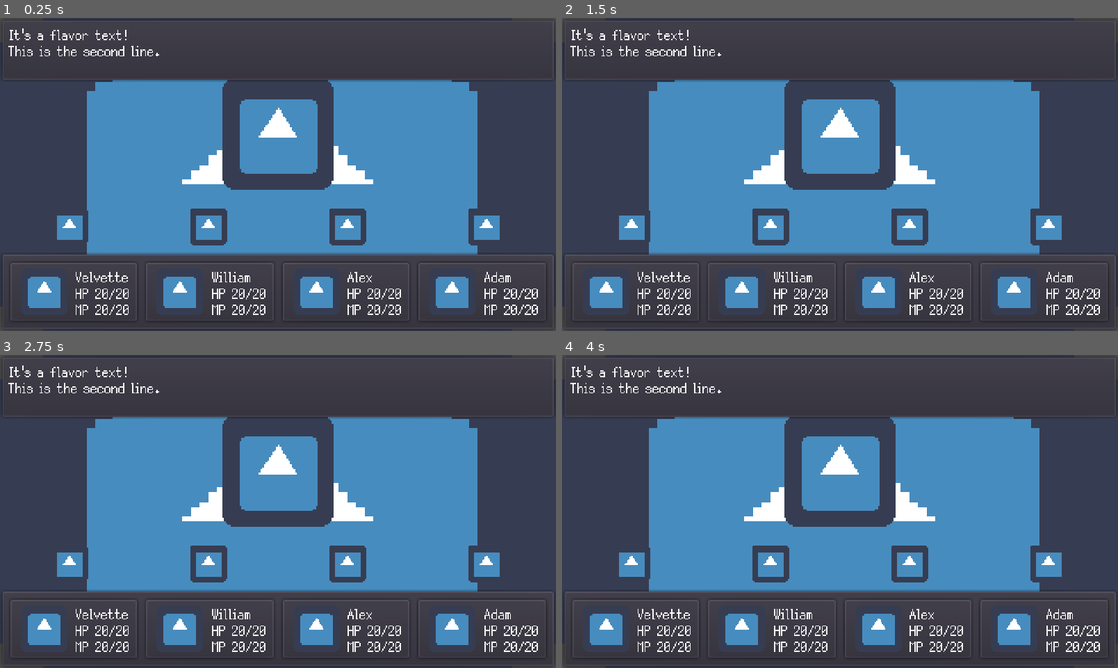
Above: before the commit, frames 1-4 (two rows, left to right).
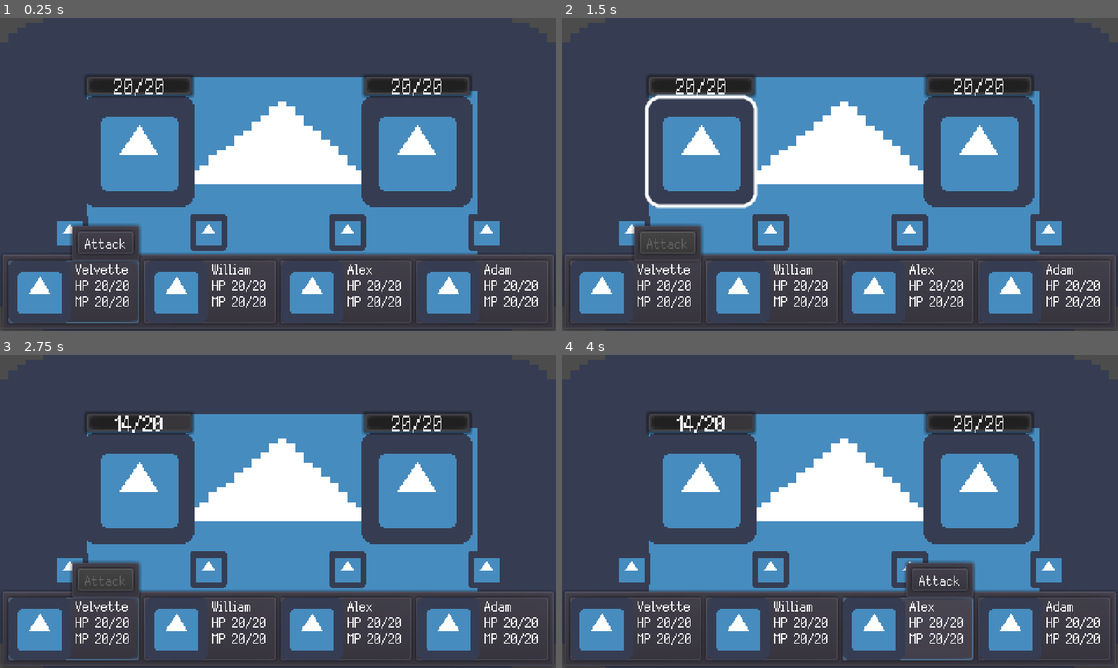
Above: after the commit, the same moments.

Repository: Egggggg/realitis
Game: Godot game, scene res://battle/scripts/battle.tscn
The game is run twice, just before and just after one commit, with the same random seed, the same clock (stepped at 60 frames per second) and the same inputs. The engine's default icon, where the game draws it, is replaced by a stand-in: a white triangle on a blue panel in a dark square.
Inputs (mouse positions are in pixels of both pictures, inside the frame that each line leads up to):
- Up to frame 1 (0.25 s): no input
- Up to frame 2 (1.5 s): click (634, 290) at 0.52 s; click (667, 243) at 1.25 s, where only the run after the commit has a clickable "Attack"
- Up to frame 3 (2.75 s): click (139, 489) at 2.02 s
- Up to frame 4 (4 s): click (773, 627) at 2.77 s; click (906, 627) at 3.52 s

The runs differ from the first frame. In frame 1, 25% of the frame differs, in the area x 1-99%, y 0-98%; in frame 2, 25%; in frame 3, 25%; in frame 4, 25%.

Commit message:
Add battle mechanics

Diff:
--- a/battle/scripts/battle.gd
+++ b/battle/scripts/battle.gd
@@ -1,15 +1,115 @@
 extends Node
 
 
-enum _Phases{HERO, ENEMY}
+enum _States {HERO, ATTACK, ENEMY, END}
 
-var _turn := 0
-var _phase:int = _Phases.HERO
+const _WIN_TEXT = """Congratulations!
+You win!"""
+
+var _state:int
+var _attacker:Button
+var _has_attacked := [false, false, false, false]
+var _num_attacks:int = 0
+var _previously_attacked:Sprite
+
+onready var _enemies = $Sprites/Enemies
+onready var _flavor_panel = $UI/FlavorPanel
+onready var _flavor_text = $UI/FlavorPanel/FlavorText
+onready var _slots = $UI/Party/Slots
 
 
 func _ready() -> void:
-	pass
+	randomize()
+	_attacker = _slots.get_child(0)
+	for s in _slots.get_children():
+		s.connect("focus_entered", self, "_on_slot_focus_entered", [s])
+		s.connect("attack_pressed", self, "_on_attack_pressed", [s])
+	_previously_attacked = _enemies.get_child(0)
+	var last_enemy = _enemies.get_child_count() - 1
+	for e in _enemies.get_children():
+		e.connect("enemy_attacked", self, "_on_enemy_attacked", [e])
+		e.connect("enemy_died", self, "_on_enemy_died", [e], CONNECT_DEFERRED)
+		var i = e.get_index()
+		match i:
+			0:
+				e.button.focus_neighbour_right = _enemies.get_child(i + 1).button.get_path()
+				e.button.focus_next = _enemies.get_child(i + 1).button.get_path()
+			last_enemy:
+				e.button.focus_neighbour_left = _enemies.get_child(i - 1).button.get_path()
+				e.button.focus_previous = _enemies.get_child(i - 1).button.get_path()
+			_:
+				e.button.focus_neighbour_left = _enemies.get_child(i - 1).button.get_path()
+				e.button.focus_previous = _enemies.get_child(i - 1).button.get_path()
+				e.button.focus_neighbour_right = _enemies.get_child(i + 1).button.get_path()
+				e.button.focus_next = _enemies.get_child(i + 1).button.get_path()
+	_change_state(_States.HERO)
 
 
-func _next_phase() -> void:
-	_phase = (_phase + 1) % 2
+func _change_state(s:int) -> void:
+	_state = s
+	match s:
+		_States.HERO:
+			for s in _slots.get_children():
+				s.focus_mode = Control.FOCUS_ALL
+				s.attack.focus_mode = Control.FOCUS_ALL
+				if not _has_attacked[s.get_index()]:
+					s.attack.disabled = false
+			for e in _enemies.get_children():
+				e.button.focus_mode = Control.FOCUS_NONE
+				e.button.disabled = true
+			_attacker.grab_focus()
+		_States.ATTACK:
+			for e in _enemies.get_children():
+				e.button.focus_mode = Control.FOCUS_ALL
+				e.button.disabled = false
+			for s in _slots.get_children():
+				s.focus_mode = Control.FOCUS_NONE
+				s.attack.focus_mode = Control.FOCUS_NONE
+				s.attack.disabled = true
+			_previously_attacked.button.grab_focus()
+		_States.ENEMY:
+			for e in _enemies.get_children():
+				e.button.focus_mode = Control.FOCUS_NONE
+				e.button.disabled = true
+				_slots.get_child(randi()%_slots.get_child_count()).damage(e.data.attack_power)
+			_num_attacks = 0
+			_has_attacked = [false, false, false, false]
+			_change_state(_States.HERO)
+		_States.END:
+			_slots.get_focus_owner().release_focus()
+			for s in _slots.get_children():
+				s.focus_mode = Control.FOCUS_NONE
+				s.actions.hide()
+			_flavor_text.bbcode_text = _WIN_TEXT
+			_flavor_panel.show()
+
+
+func _on_slot_focus_entered(slot:Button) -> void:
+	for s in _slots.get_children():
+		if not s == slot:
+			s.actions.hide()
+	slot.actions.show()
+
+
+func _on_attack_pressed(s:Button) -> void:
+	_attacker = s
+	_change_state(_States.ATTACK)
+
+
+func _on_enemy_attacked(enemy:Sprite) -> void:
+	_previously_attacked = enemy
+	_num_attacks += 1
+	_has_attacked[_attacker.get_index()] = true
+	enemy.damage(_attacker.data.attack_power)
+	if _num_attacks == _slots.get_child_count():
+		_change_state(_States.ENEMY)
+	else:
+		_change_state(_States.HERO)
+
+
+func _on_enemy_died(enemy:Sprite) -> void:
+	enemy.free()
+	if _enemies.get_child_count() == 0:
+		_change_state(_States.END)
+	else:
+		_previously_attacked = _enemies.get_child(0)
--- a/battle/scripts/battle.tscn
+++ b/battle/scripts/battle.tscn
@@ -1,10 +1,31 @@
-[gd_scene load_steps=10 format=2]
+[gd_scene load_steps=13 format=2]
 
 [ext_resource path="res://battle/scripts/battle.gd" type="Script" id=1]
 [ext_resource path="res://theme/theme.tres" type="Theme" id=2]
 [ext_resource path="res://icon.png" type="Texture" id=3]
 [ext_resource path="res://battle/scripts/slot.tscn" type="PackedScene" id=4]
-[ext_resource path="res://battle/scripts/hero.gd" type="Script" id=5]
+[ext_resource path="res://battle/scripts/battler.gd" type="Script" id=5]
+[ext_resource path="res://battle/scripts/enemy.tscn" type="PackedScene" id=6]
+
+[sub_resource type="Resource" id=5]
+resource_local_to_scene = true
+script = ExtResource( 5 )
+name = ""
+health = 20
+max_health = 20
+mana = 0
+max_mana = 0
+attack_power = 6
+
+[sub_resource type="Resource" id=6]
+resource_local_to_scene = true
+script = ExtResource( 5 )
+name = ""
+health = 20
+max_health = 20
+mana = 0
+max_mana = 0
+attack_power = 6
 
 [sub_resource type="Resource" id=1]
 resource_local_to_scene = true
@@ -14,6 +35,7 @@
 max_health = 20
 mana = 20
 max_mana = 20
+attack_power = 6
 
 [sub_resource type="Resource" id=2]
 resource_local_to_scene = true
@@ -23,6 +45,7 @@
 max_health = 20
 mana = 20
 max_mana = 20
+attack_power = 6
 
 [sub_resource type="Resource" id=3]
 resource_local_to_scene = true
@@ -32,6 +55,7 @@
 max_health = 20
 mana = 20
 max_mana = 20
+attack_power = 6
 
 [sub_resource type="Resource" id=4]
 resource_local_to_scene = true
@@ -41,6 +65,7 @@
 max_health = 20
 mana = 20
 max_mana = 20
+attack_power = 6
 
 [node name="Battle" type="Node"]
 script = ExtResource( 1 )
@@ -58,13 +83,18 @@
 "_edit_lock_": true
 }
 
-[node name="Enemy" type="Sprite" parent="Sprites"]
-position = Vector2( 240, 100 )
-scale = Vector2( 1.5, 1.5 )
-texture = ExtResource( 3 )
+[node name="Enemies" type="Node2D" parent="Sprites"]
+
+[node name="Enemy" parent="Sprites/Enemies" instance=ExtResource( 6 )]
+position = Vector2( 120, 115 )
+data = SubResource( 5 )
+
+[node name="Enemy2" parent="Sprites/Enemies" instance=ExtResource( 6 )]
+position = Vector2( 360, 115 )
+data = SubResource( 6 )
 
 [node name="Party" type="Node2D" parent="Sprites"]
-position = Vector2( 0, 180 )
+position = Vector2( 0, 185 )
 
 [node name="Sprite" type="Sprite" parent="Sprites/Party"]
 position = Vector2( 60, 0 )
@@ -89,31 +119,34 @@
 [node name="UI" type="Control" parent="."]
 anchor_right = 1.0
 anchor_bottom = 1.0
+mouse_filter = 2
 theme = ExtResource( 2 )
 __meta__ = {
 "_edit_lock_": true,
 "_edit_use_anchors_": false
 }
 
-[node name="FlavorText" type="PanelContainer" parent="UI"]
+[node name="FlavorPanel" type="PanelContainer" parent="UI"]
+visible = false
 anchor_right = 1.0
-anchor_bottom = 0.15
+anchor_bottom = 0.12
 margin_bottom = 14.0
 __meta__ = {
 "_edit_lock_": true,
 "_edit_use_anchors_": false
 }
 
-[node name="RichTextLabel" type="RichTextLabel" parent="UI/FlavorText"]
+[node name="FlavorText" type="RichTextLabel" parent="UI/FlavorPanel"]
 margin_left = 7.0
 margin_top = 7.0
 margin_right = 473.0
-margin_bottom = 47.5
+margin_bottom = 39.4
 bbcode_enabled = true
 bbcode_text = "It's a flavor text!
 This is the second line."
 text = "It's a flavor text!
 This is the second line."
+scroll_active = false
 
 [node name="Party" type="PanelContainer" parent="UI"]
 anchor_top = 0.8
@@ -124,28 +157,28 @@
 "_edit_lock_": true
 }
 
-[node name="HBoxContainer" type="HBoxContainer" parent="UI/Party"]
+[node name="Slots" type="HBoxContainer" parent="UI/Party"]
 margin_left = 7.0
 margin_top = 7.0
 margin_right = 473.0
 margin_bottom = 61.0
 alignment = 1
 
-[node name="Slot" parent="UI/Party/HBoxContainer" instance=ExtResource( 4 )]
-margin_right = 113.0
-hero = SubResource( 1 )
+[node name="Slot" parent="UI/Party/Slots" instance=ExtResource( 4 )]
+data = SubResource( 1 )
 
-[node name="Slot2" parent="UI/Party/HBoxContainer" instance=ExtResource( 4 )]
+[node name="Slot2" parent="UI/Party/Slots" instance=ExtResource( 4 )]
 margin_left = 117.0
 margin_right = 231.0
 rect_pivot_offset = Vector2( 55, 156.5 )
-hero = SubResource( 2 )
+data = SubResource( 2 )
 
-[node name="Slot3" parent="UI/Party/HBoxContainer" instance=ExtResource( 4 )]
+[node name="Slot3" parent="UI/Party/Slots" instance=ExtResource( 4 )]
 margin_left = 235.0
 margin_right = 348.0
-hero = SubResource( 3 )
+data = SubResource( 3 )
 
-[node name="Slot4" parent="UI/Party/HBoxContainer" instance=ExtResource( 4 )]
+[node name="Slot4" parent="UI/Party/Slots" instance=ExtResource( 4 )]
 margin_left = 352.0
-hero = SubResource( 4 )
+margin_right = 466.0
+data = SubResource( 4 )
--- /dev/null
+++ b/battle/scripts/battler.gd
@@ -0,0 +1,10 @@
+class_name Battler
+extends Resource
+
+
+export(String) var name
+export(int, 0, 2_147_483_647) var health
+export(int, 0, 2_147_483_647) var max_health
+export(int, 0, 2_147_483_647) var mana
+export(int, 0, 2_147_483_647) var max_mana
+export(int, 0, 2_147_483_647) var attack_power
--- /dev/null
+++ b/battle/scripts/enemy.gd
@@ -0,0 +1,31 @@
+extends Sprite
+
+
+signal enemy_attacked
+signal enemy_died
+
+const _HEALTH_TEXT = "[center]%02d/%02d[/center]"
+
+export(Resource) var data
+
+onready var button = $Button
+onready var _health = $Health
+onready var _text = $Health/Text
+
+
+func _ready() -> void:
+	_health.max_value = data.max_health
+	_health.value = data.health
+	_text.bbcode_text = _HEALTH_TEXT % [data.health, data.max_health]
+
+
+func damage(d:int) -> void:
+	data.health = max(data.health-d, 0)
+	_health.value = data.health
+	_text.bbcode_text = _HEALTH_TEXT % [data.health, data.max_health]
+	if data.health == 0:
+		emit_signal("enemy_died")
+
+
+func _on_button_pressed() -> void:
+	emit_signal("enemy_attacked")
--- /dev/null
+++ b/battle/scripts/enemy.tscn
@@ -0,0 +1,88 @@
+[gd_scene load_steps=11 format=2]
+
+[ext_resource path="res://icon.png" type="Texture" id=1]
+[ext_resource path="res://fonts/silver.tres" type="DynamicFont" id=2]
+[ext_resource path="res://battle/scripts/enemy.gd" type="Script" id=3]
+[ext_resource path="res://battle/scripts/battler.gd" type="Script" id=4]
+
+[sub_resource type="Resource" id=1]
+resource_local_to_scene = true
+script = ExtResource( 4 )
+name = ""
+health = 0
+max_health = 0
+mana = 0
+max_mana = 0
+attack_power = 0
+
+[sub_resource type="StyleBoxEmpty" id=3]
+
+[sub_resource type="StyleBoxEmpty" id=4]
+
+[sub_resource type="StyleBoxFlat" id=5]
+draw_center = false
+border_width_left = 2
+border_width_top = 2
+border_width_right = 2
+border_width_bottom = 2
+border_color = Color( 1, 1, 1, 1 )
+corner_radius_top_left = 8
+corner_radius_top_right = 8
+corner_radius_bottom_right = 8
+corner_radius_bottom_left = 8
+
+[sub_resource type="StyleBoxEmpty" id=6]
+
+[sub_resource type="StyleBoxEmpty" id=2]
+
+[node name="Enemy" type="Sprite"]
+scale = Vector2( 1.5, 1.5 )
+texture = ExtResource( 1 )
+script = ExtResource( 3 )
+data = SubResource( 1 )
+
+[node name="Health" type="ProgressBar" parent="."]
+margin_left = -32.0
+margin_top = -45.0
+margin_right = 32.0
+margin_bottom = -31.0
+step = 1.0
+value = 100.0
+rounded = true
+percent_visible = false
+__meta__ = {
+"_edit_lock_": true,
+"_edit_use_anchors_": false
+}
+
+[node name="Text" type="RichTextLabel" parent="Health"]
+anchor_right = 1.0
+anchor_bottom = 1.0
+custom_fonts/normal_font = ExtResource( 2 )
+bbcode_enabled = true
+bbcode_text = "[center]100/100[/center]"
+text = "100/100"
+scroll_active = false
+__meta__ = {
+"_edit_lock_": true
+}
+
+[node name="Button" type="Button" parent="."]
+anchor_right = 1.0
+anchor_bottom = 1.0
+margin_left = -32.0
+margin_top = -32.0
+margin_right = -32.0
+margin_bottom = -32.0
+mouse_default_cursor_shape = 2
+custom_styles/hover = SubResource( 3 )
+custom_styles/pressed = SubResource( 4 )
+custom_styles/focus = SubResource( 5 )
+custom_styles/disabled = SubResource( 6 )
+custom_styles/normal = SubResource( 2 )
+__meta__ = {
+"_edit_lock_": true,
+"_edit_use_anchors_": false
+}
+
+[connection signal="pressed" from="Button" to="." method="_on_button_pressed"]
--- a/battle/scripts/hero.gd
+++ /dev/null
@@ -1,34 +0,0 @@
-tool
-class_name Hero
-extends Resource
-
-
-export(String) var name
-export(int, 0, 2_147_483_647) var health setget set_health
-export(int, 0, 2_147_483_647) var max_health setget set_max_health
-export(int, 0, 2_147_483_647) var mana setget set_mana
-export(int, 0, 2_147_483_647) var max_mana setget set_max_mana
-
-
-func set_health(h:int) -> void:
-	health = h
-	max_health = max(h, max_health)
-	property_list_changed_notify()
-
-
-func set_max_health(m:int) -> void:
-	max_health = m
-	health = min(m, health)
-	property_list_changed_notify()
-
-
-func set_mana(m:int) -> void:
-	mana = m
-	max_mana = max(m, max_mana)
-	property_list_changed_notify()
-
-
-func set_max_mana(m:int) -> void:
-	max_mana = m
-	mana = min(m, mana)
-	property_list_changed_notify()
--- a/battle/scripts/slot.gd
+++ b/battle/scripts/slot.gd
@@ -1,7 +1,7 @@
-extends PanelContainer
+extends Button
 
 
-export(Resource) var hero
+signal attack_pressed
 
 const _ICON_PATH = "res://battle/icons/%s.png"
 const _INFO_TEXT = \
@@ -9,11 +9,24 @@
 HP %02d/%02d
 MP %02d/%02d"""
 
+export(Resource) var data
+
+onready var actions = $Actions
+onready var attack = $Actions/VBoxContainer/Attack
 onready var _icon = $HBoxContainer/Icon
 onready var _info = $HBoxContainer/Info
 
 
 func _ready() -> void:
-#	_icon.texture = load(_ICON_PATH % hero.name.to_lower())
+#	_icon.texture = load(_ICON_PATH % data.name.to_lower())
 	_icon.texture = load("res://icon.png")
-	_info.bbcode_text = _INFO_TEXT % [hero.name, hero.health, hero.max_health, hero.mana, hero.max_mana]
+	_info.bbcode_text = _INFO_TEXT % [data.name, data.health, data.max_health, data.mana, data.max_mana]
+
+
+func damage(d:int) -> void:
+	data.health -= d
+	_info.bbcode_text = _INFO_TEXT % [data.name, data.health, data.max_health, data.mana, data.max_mana]
+
+
+func _on_attack_pressed() -> void:
+	emit_signal("attack_pressed")
--- a/battle/scripts/slot.tscn
+++ b/battle/scripts/slot.tscn
@@ -2,7 +2,7 @@
 
 [ext_resource path="res://icon.png" type="Texture" id=1]
 [ext_resource path="res://battle/scripts/slot.gd" type="Script" id=2]
-[ext_resource path="res://battle/scripts/hero.gd" type="Script" id=3]
+[ext_resource path="res://battle/scripts/battler.gd" type="Script" id=3]
 
 [sub_resource type="Resource" id=1]
 resource_local_to_scene = true
@@ -12,35 +12,39 @@
 max_health = 0
 mana = 0
 max_mana = 0
+attack_power = 0
 
-[node name="Slot" type="PanelContainer"]
-margin_right = 466.0
+[node name="Slot" type="Button"]
+margin_right = 113.0
 margin_bottom = 54.0
+mouse_default_cursor_shape = 2
 size_flags_horizontal = 3
 script = ExtResource( 2 )
 __meta__ = {
 "_edit_use_anchors_": false
 }
-hero = SubResource( 1 )
+data = SubResource( 1 )
 
 [node name="HBoxContainer" type="HBoxContainer" parent="."]
-margin_left = 7.0
-margin_top = 7.0
-margin_right = 459.0
-margin_bottom = 47.0
+anchor_right = 1.0
+anchor_bottom = 1.0
+__meta__ = {
+"_edit_lock_": true
+}
 
 [node name="Icon" type="TextureRect" parent="HBoxContainer"]
-margin_right = 224.0
-margin_bottom = 40.0
+margin_right = 54.0
+margin_bottom = 54.0
 size_flags_horizontal = 3
 texture = ExtResource( 1 )
 expand = true
 stretch_mode = 6
 
 [node name="Info" type="RichTextLabel" parent="HBoxContainer"]
-margin_left = 228.0
-margin_right = 452.0
-margin_bottom = 40.0
+margin_left = 58.0
+margin_right = 113.0
+margin_bottom = 54.0
+mouse_filter = 2
 size_flags_horizontal = 3
 bbcode_enabled = true
 bbcode_text = "Name
@@ -50,3 +54,33 @@
 HP 10/10
 MP 10/10"
 scroll_active = false
+
+[node name="Actions" type="PanelContainer" parent="."]
+visible = false
+anchor_left = 1.0
+anchor_top = -0.6
+anchor_right = 1.0
+anchor_bottom = -0.6
+margin_left = -60.0
+margin_bottom = 34.0
+__meta__ = {
+"_edit_lock_": true,
+"_edit_use_anchors_": false
+}
+
+[node name="VBoxContainer" type="VBoxContainer" parent="Actions"]
+margin_left = 7.0
+margin_top = 7.0
+margin_right = 59.0
+margin_bottom = 27.0
+custom_constants/separation = 0
+
+[node name="Attack" type="Button" parent="Actions/VBoxContainer"]
+margin_right = 52.0
+margin_bottom = 20.0
+text = "Attack"
+__meta__ = {
+"_edit_use_anchors_": false
+}
+
+[connection signal="pressed" from="Actions/VBoxContainer/Attack" to="." method="_on_attack_pressed"]
--- /dev/null
+++ b/fonts/silver.tres
@@ -0,0 +1,8 @@
+[gd_resource type="DynamicFont" load_steps=2 format=2]
+
+[ext_resource path="res://fonts/silver.ttf" type="DynamicFontData" id=1]
+
+[resource]
+size = 18
+extra_spacing_bottom = -8
+font_data = ExtResource( 1 )
--- a/project.godot
+++ b/project.godot
@@ -10,12 +10,12 @@
 
 _global_script_classes=[ {
 "base": "Resource",
-"class": "Hero",
+"class": "Battler",
 "language": "GDScript",
-"path": "res://battle/scripts/hero.gd"
+"path": "res://battle/scripts/battler.gd"
 } ]
 _global_script_class_icons={
-"Hero": ""
+"Battler": ""
 }
 
 [application]
--- a/theme/theme.tres
+++ b/theme/theme.tres
@@ -1,11 +1,6 @@
-[gd_resource type="Theme" load_steps=3 format=2]
+[gd_resource type="Theme" load_steps=2 format=2]
 
-[ext_resource path="res://fonts/silver.ttf" type="DynamicFontData" id=1]
-
-[sub_resource type="DynamicFont" id=1]
-size = 18
-extra_spacing_bottom = -8
-font_data = ExtResource( 1 )
+[ext_resource path="res://fonts/silver.tres" type="DynamicFont" id=1]
 
 [resource]
-default_font = SubResource( 1 )
+default_font = ExtResource( 1 )
